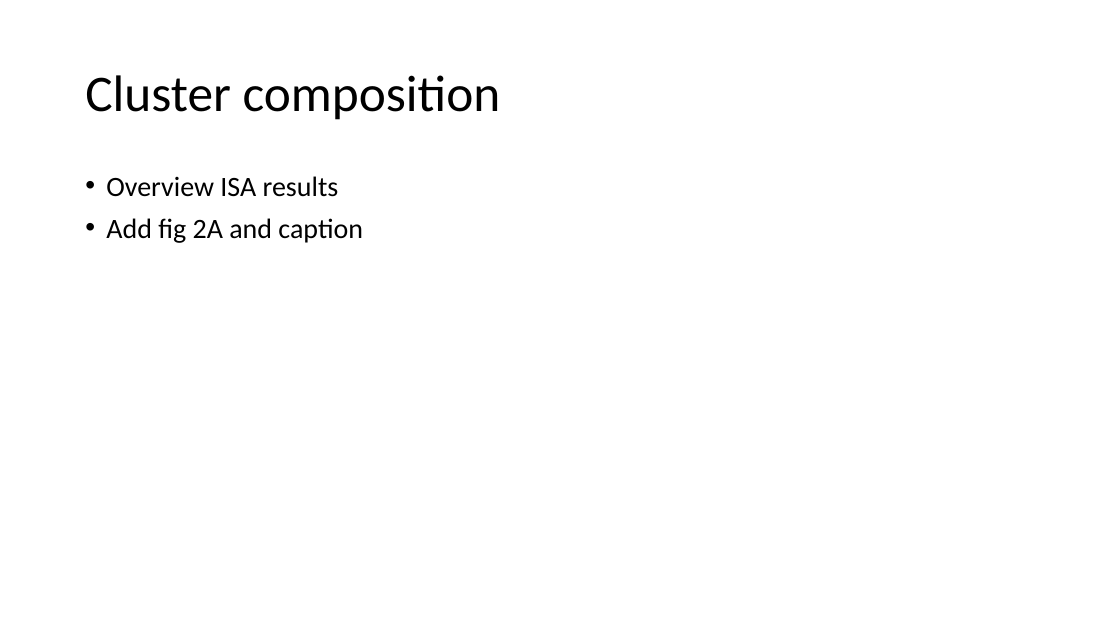
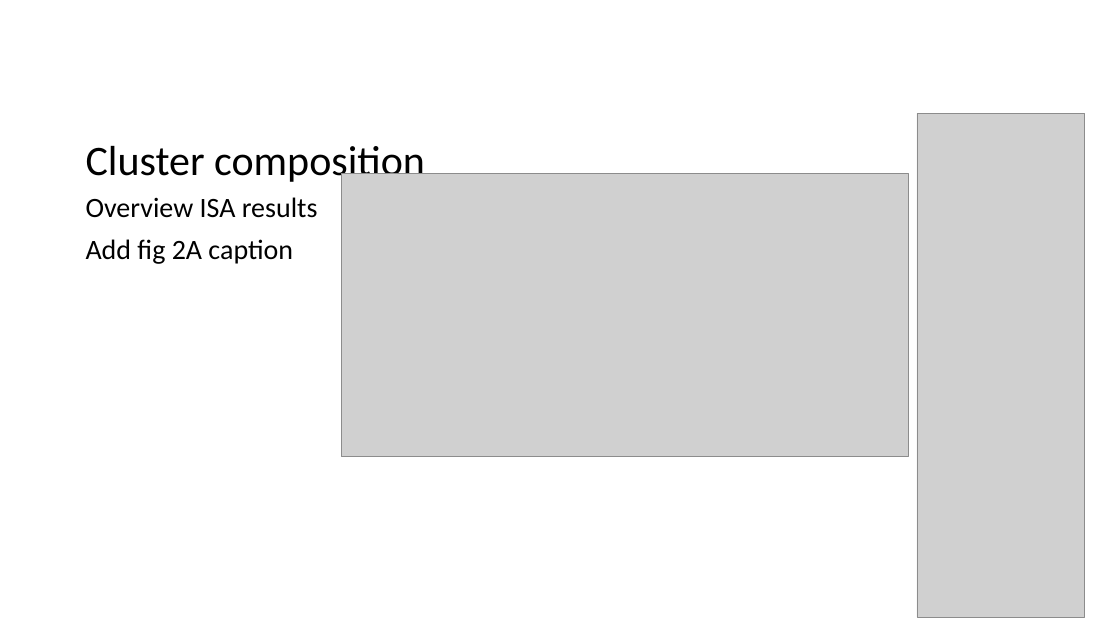
Before and after one commit to LukeABobay/larval-fish-community-analysis, a slide deck: slide 11 of PICES 2026 Presentation.pptx. Drawn at 1120x630 pixels with LibreOffice and Linux fonts; fonts in the diff are those of the drawing; grey boxes stand for pictures. Boxes give left, top, right and bottom in pixels: in the first picture for what was removed or moved away, otherwise in the second. Text is boxed around its words. In the diff, an @@ line names an element or a change of style, - is before the commit and + after.

Commit message:
Continue outlining slides and add figures

```diff
--- a/PICES 2026 Presentation.pptx
+++ b/PICES 2026 Presentation.pptx
@@ title "Cluster composition": place and size @@
-title "Cluster composition" at <box>85,75,501,120</box>
+title "Cluster composition" at <box>86,146,425,186</box>
@@ title "Cluster composition" at <box>86,146,425,186</box>: size 44 to 36 pt; vertical alignment middle to bottom @@
@@ picture added at <box>918,113,1086,618</box> @@
@@ picture added at <box>341,173,908,456</box> @@
@@ text "Overview ISA results": place and size @@
-text "Overview ISA results" at <box>106,176,363,243</box>
+text "Overview ISA results" at <box>86,197,318,264</box>
@@ text at <box>86,197,318,218</box>: bullet • to none @@
@@ text at <box>86,239,293,264</box>: text changed @@
-• Add fig 2A and caption
+Add fig 2A caption
```
Also in this commit, not shown: 9 other slides changed, 6 slides added.
